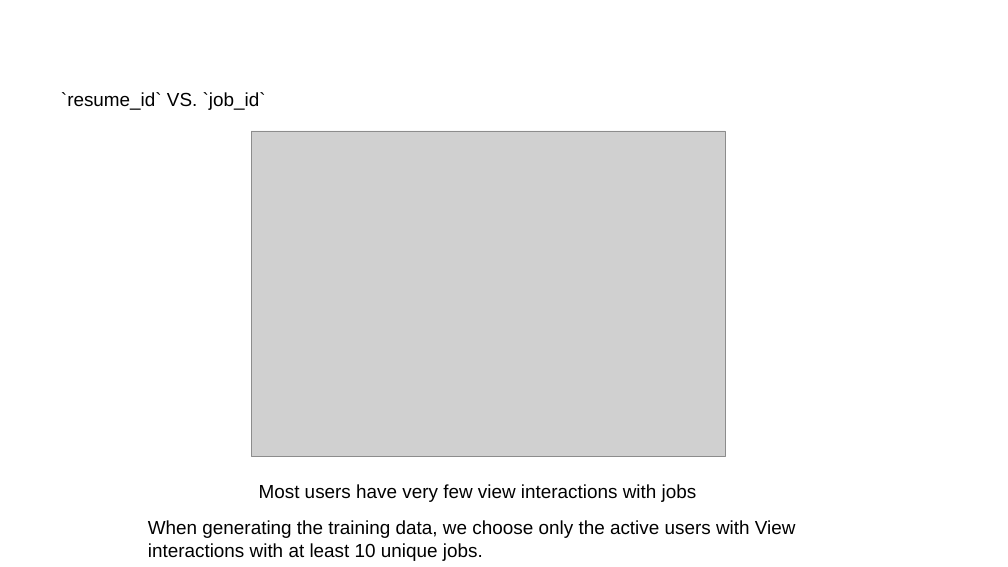
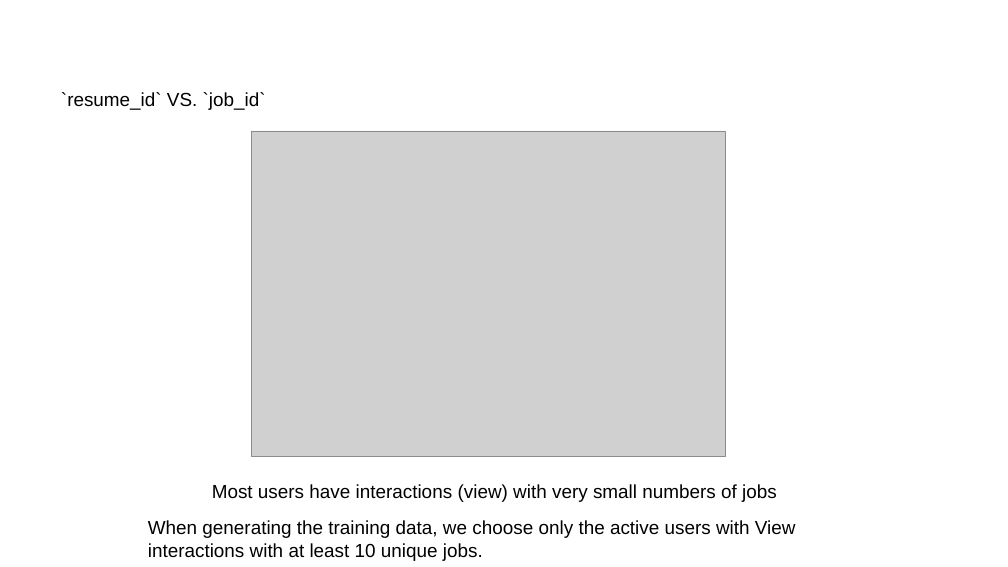
Before and after one commit to CyberPlayerOne/ip-dual-encoder-interest-network, a slide deck: slide 11 of slides/Presentation1.pptx. Drawn at 1008x567 pixels with LibreOffice and Linux fonts; fonts in the diff are those of the drawing; grey boxes stand for pictures. Boxes give left, top, right and bottom in pixels: in the first picture for what was removed or moved away, otherwise in the second. Text is boxed around its words. In the diff, an @@ line names an element or a change of style, - is before the commit and + after.

```diff
--- a/slides/Presentation1.pptx
+++ b/slides/Presentation1.pptx
@@ text at (212, 484, 777, 502): text changed @@
-Most users have very few view interactions with jobs
+Most users have interactions (view) with very small numbers of jobs
```
Also in this commit, not shown: 14 other slides changed.
